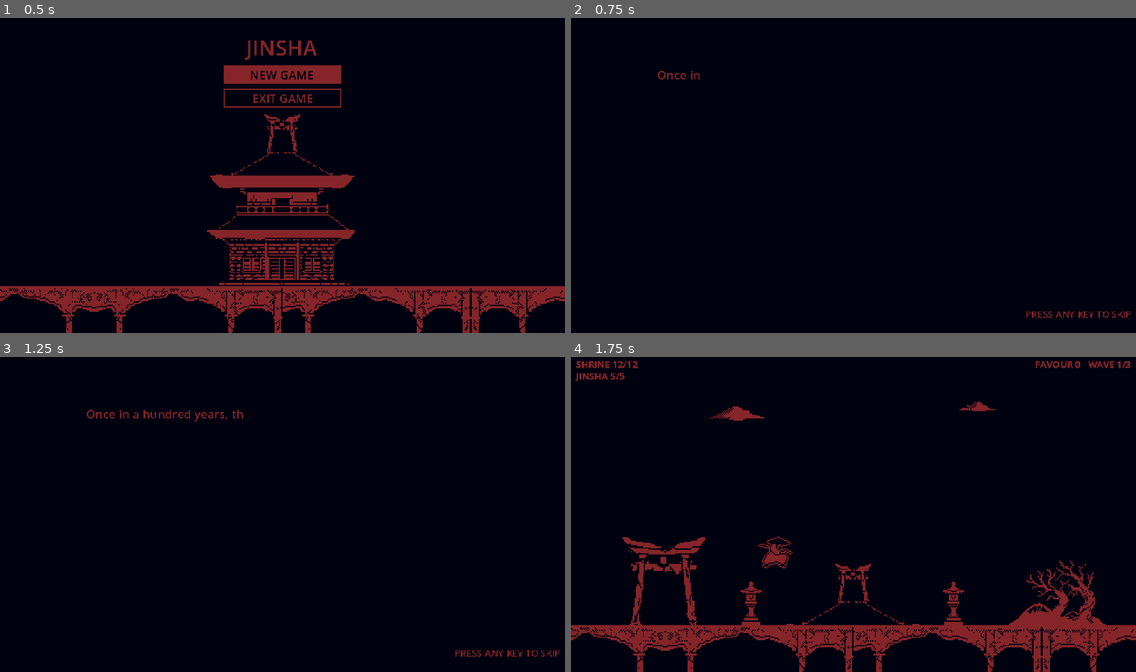
Above: before the commit, frames 1-4 (two rows, left to right).
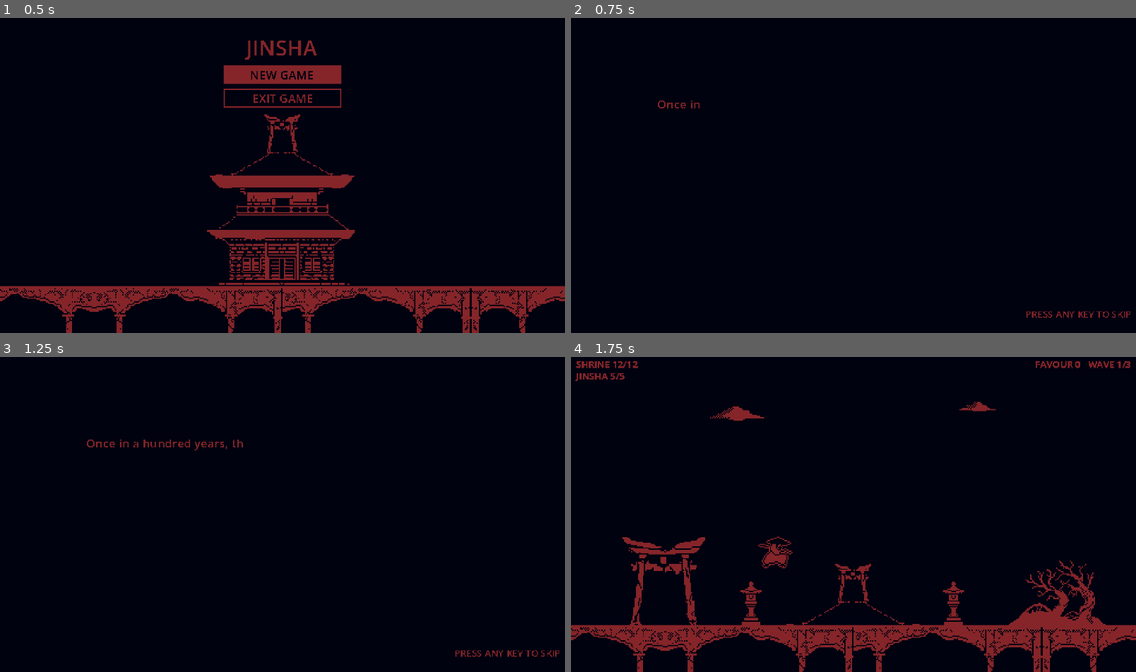
Above: after the commit, the same moments.

Repository: NickBaren101/b1t-jam-6
Game: Godot game, scene res://Scenes/UI/main_menu.tscn
The game is run twice, just before and just after one commit, with the same random seed, the same clock (stepped at 60 frames per second) and the same inputs.
Inputs (mouse positions are in pixels of both pictures, inside the frame that each line leads up to):
- Up to frame 1 (0.5 s): no input
- Up to frame 2 (0.75 s): click "NEW GAME" at 0.5 s
- Up to frame 3 (1.25 s): no input
- Up to frame 4 (1.75 s): tap Enter at 1.25 s; move the mouse to (977, 498) at 1.27 s; hold D (move_right) from 1.28 s (still down); hold Z (shoot) from 1.28 s (still down); click (977, 498) at 1.42 s; tap W (move_up) at 1.52 s

Frame 1 is identical in both runs. In frame 2, 0.1% of the frame differs, in the area x 15-23%, y 16-29%; in frame 3, 0.5%, in the area x 15-43%, y 16-30%; in frame 4, nothing differs.

Commit message:
Update story.gd

Diff:
--- a/Scripts/UI/story.gd
+++ b/Scripts/UI/story.gd
@@ -10,7 +10,6 @@
 	"Once in a hundred years, the Blood Moon wakes above the mountain shrine.",
 	"Its light drags the dead from their graves: jiangshi and ghouls that walk, bats and spirits that fly.",
 	"Only Jinsha, last guardian of the shrine, stands between them and the temple.",
-	"Drive back each wave of the dead and the temple will rise from the earth. When it stands whole, strike down the Moon itself.",
 ]
 
 var _leaving := false
